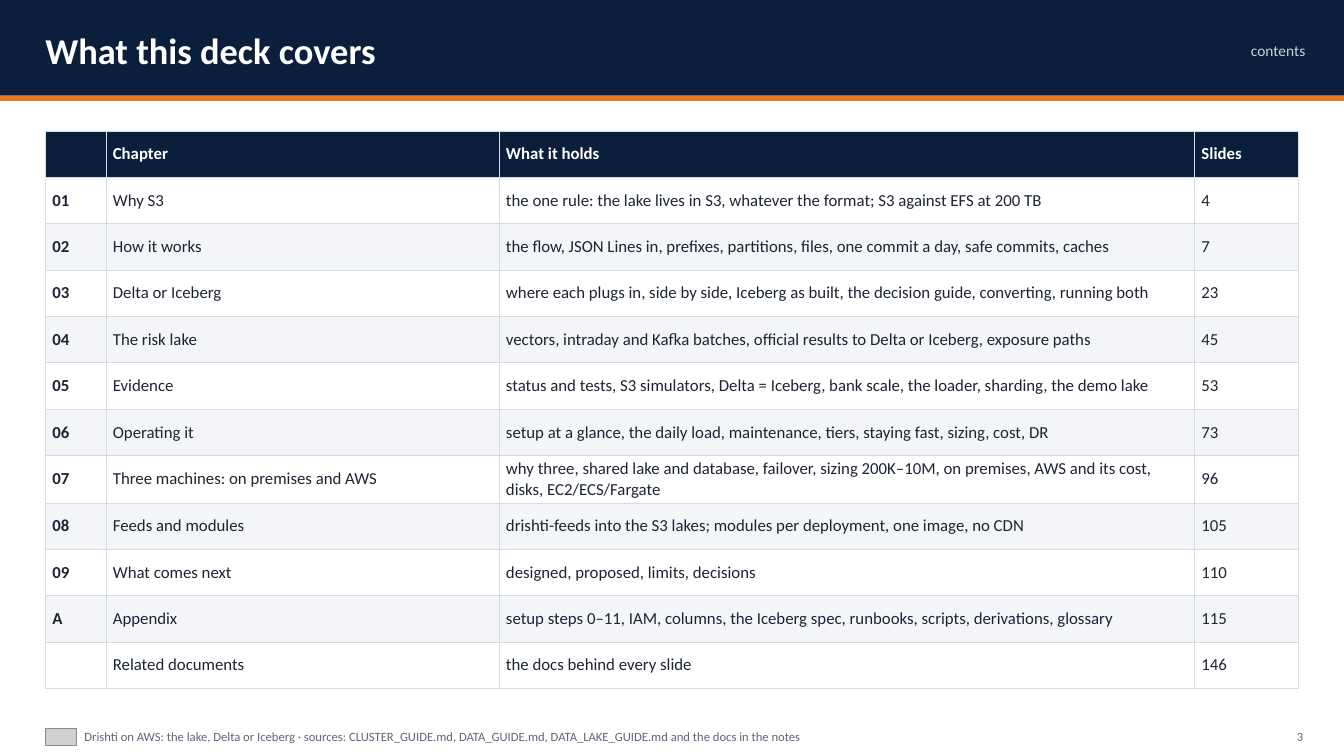
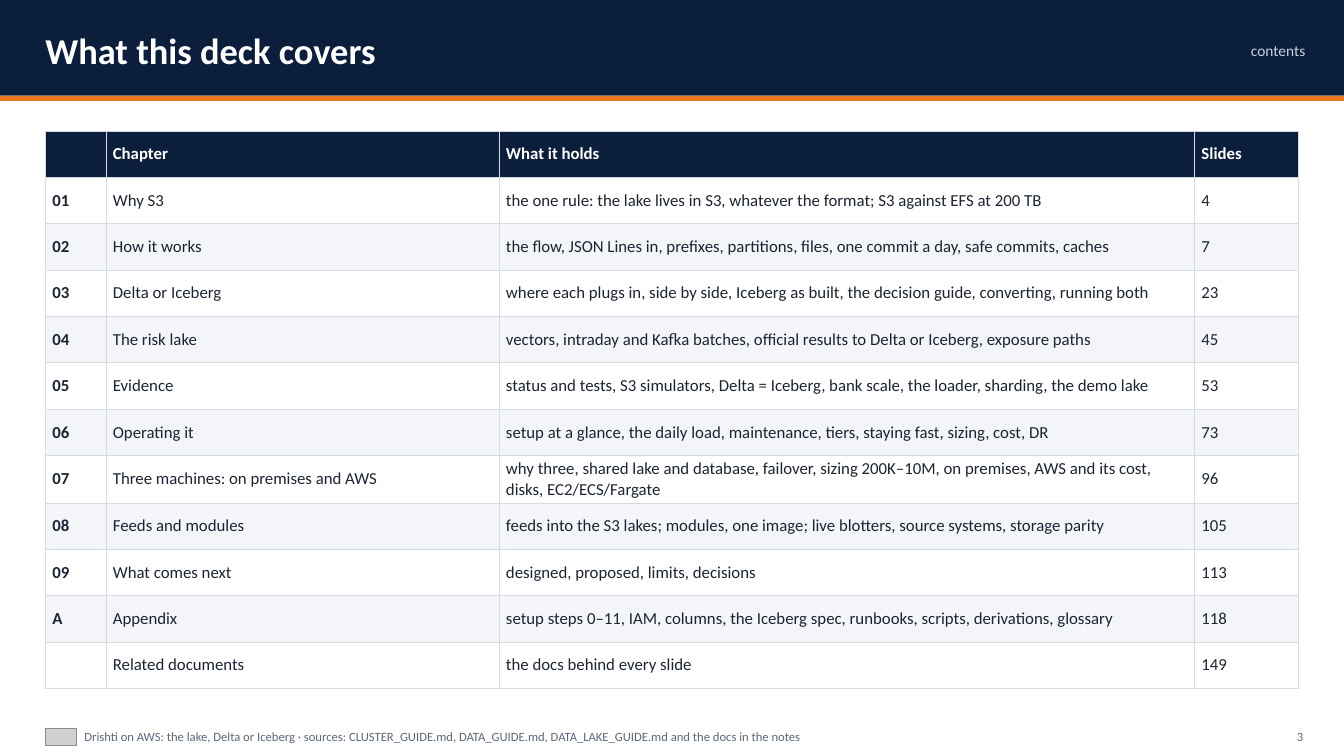
Before and after one commit to ajsinha/drishti, a slide deck: slide 3 of docs/publications/Drishti-on-AWS.pptx. Drawn at 1344x756 pixels with LibreOffice and Linux fonts; fonts in the diff are those of the drawing; grey boxes stand for pictures. Boxes give left, top, right and bottom in pixels: in the first picture for what was removed or moved away, otherwise in the second. Text is boxed around its words. In the diff, an @@ line names an element or a change of style, - is before the commit and + after.

Commit message:
Decks: slogan pair, live results and blotters, source systems, Pack designer modes, storage parity and retention, the top bar; AWS titles and table fit

```diff
--- a/docs/publications/Drishti-on-AWS.pptx
+++ b/docs/publications/Drishti-on-AWS.pptx
@@ table at <box>45,131,1299,688</box> @@
-row 9, column 3: drishti-feeds into the S3 lakes; modules per deployment, one image, no CDN
+row 9, column 3: feeds into the S3 lakes; modules, one image; live blotters, source systems, storage parity
-row 10, column 4: 110
+row 10, column 4: 113
-row 11, column 4: 115
+row 11, column 4: 118
-row 12, column 4: 146
+row 12, column 4: 149
```
Also in this commit, not shown: 53 other slides changed, 3 slides added, 5 other files.
